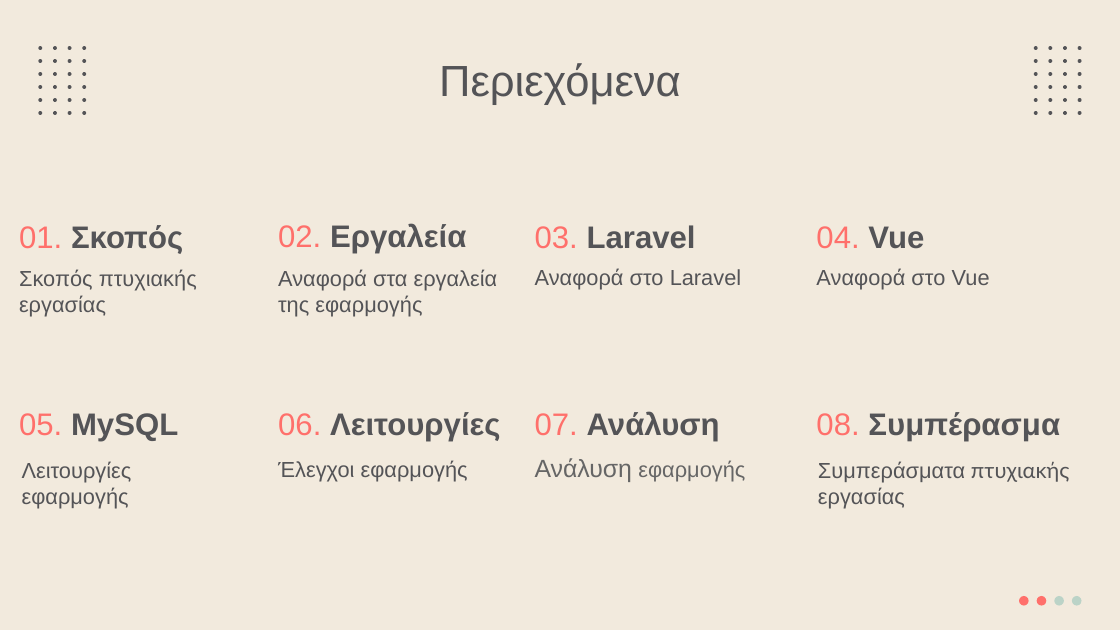
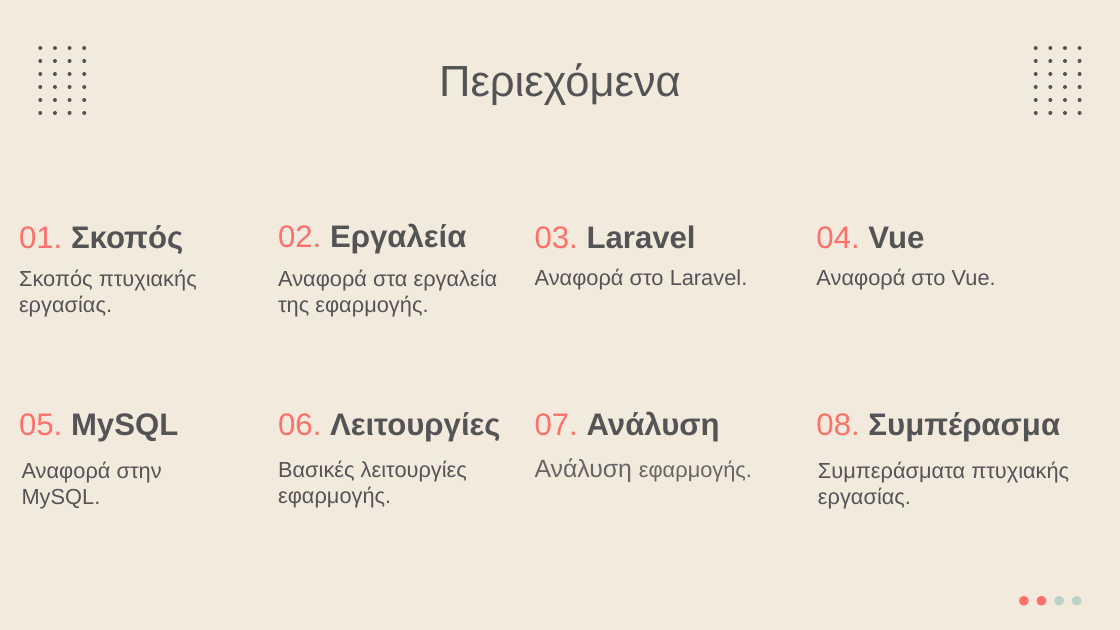
Before and after one commit to Button99/Rental-Accommodation, a slide deck: slide 2 of Thesis PowerPoint.pptx. Drawn at 1120x630 pixels with LibreOffice and Linux fonts; fonts in the diff are those of the drawing. Boxes give left, top, right and bottom in pixels: in the first picture for what was removed or moved away, otherwise in the second. Text is boxed around its words. In the diff, an @@ line names an element or a change of style, - is before the commit and + after.

```diff
--- a/Thesis PowerPoint.pptx
+++ b/Thesis PowerPoint.pptx
@@ subtitle at [19, 269, 197, 317]: text changed @@
-Σκοπός πτυχιακής εργασίας
+Σκοπός πτυχιακής εργασίας.
@@ subtitle at [535, 268, 748, 290]: text changed @@
-Αναφορά στο Laravel
+Αναφορά στο Laravel.
@@ subtitle at [816, 268, 996, 290]: text changed @@
-Αναφορά στο Vue
+Αναφορά στο Vue.
@@ text at [278, 295, 428, 317]: text changed @@
-της εφαρμογής
+της εφαρμογής.
@@ subtitle at [22, 461, 162, 509]: text changed @@
-Λειτουργίες εφαρμογής
+Αναφορά στην MySQL.
@@ text at [278, 460, 467, 508]: text changed @@
-Έλεγχοι εφαρμογής
+Βασικές λειτουργίες εφαρμογής.
@@ subtitle at [535, 458, 752, 482]: text changed @@
-Ανάλυση εφαρμογής
+Ανάλυση εφαρμογής.
@@ subtitle at [818, 461, 1069, 509]: text changed @@
-Συμπεράσματα πτυχιακής εργασίας
+Συμπεράσματα πτυχιακής εργασίας.
```
